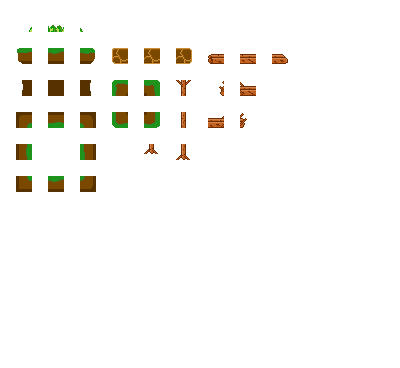
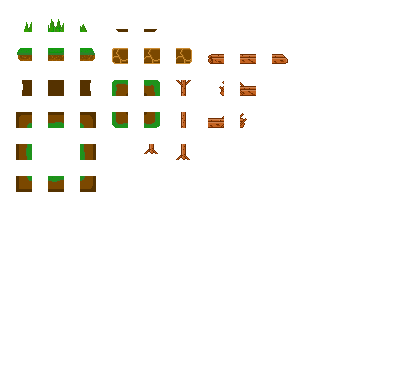
Two versions of the same layered image (400×368). Layer-by-layer changes:
painted on "リリース" over [17, 19, 157, 64]
